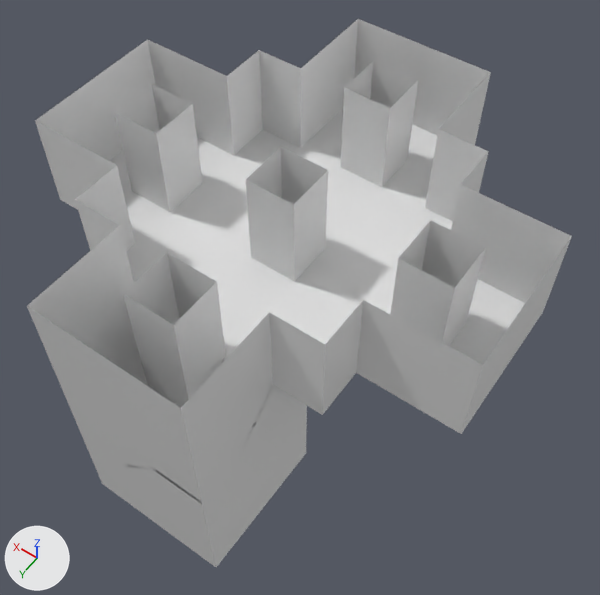
What one commit did to the FBX model Content/Assets/Models/07.fbx.
One viewpoint serves both versions: a 50 mm lens placed at (-12.3, 16.5, 23.6), pointed at (-0.6, 0.0, -2.3). Lighting does not change. The marker at lower left points along +X, +Y and +Z. Where no turn or scale is listed for an object, it has been applied to the vertices. Vertices at the same position are counted once.

Names of what the first picture shows: '07'.
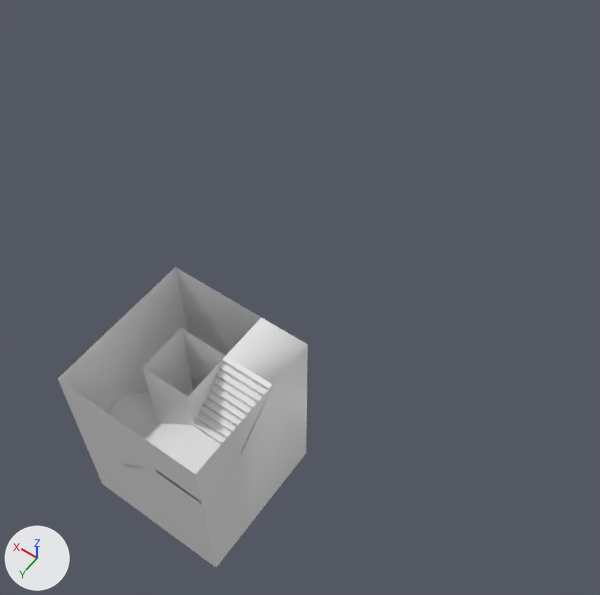
What changed in the scene script:
```text
Change me_cube_054:
    used by ob_07; location = (0.0, 0.0, 0.0)
    remove me_cube_054.from_pydata(...)  # 623 vertices, 536 faces; spans x -9.0..9.0, y -9.0..9.0, z -8.0..4.0
    add me_cube_054.from_pydata(...)  # 294 vertices, 269 faces; spans x -3.0..3.0, y 3.0..9.0, z -8.0..0.0
    me_cube_054 part 1: 329 vertices removed from x -9.0..9.0, y -9.0..9.0, z 0.0..4.0
```

Changed parts and their boxes [x1, y1, x2, y2] in the pictures (600 x 595 px):
'07', reshaped (54% narrower, 45% shorter)
    before: [27, 19, 572, 567]
    after: [58, 267, 308, 567]
part 1 of me_cube_054, deleted
    before: [27, 19, 572, 567]
